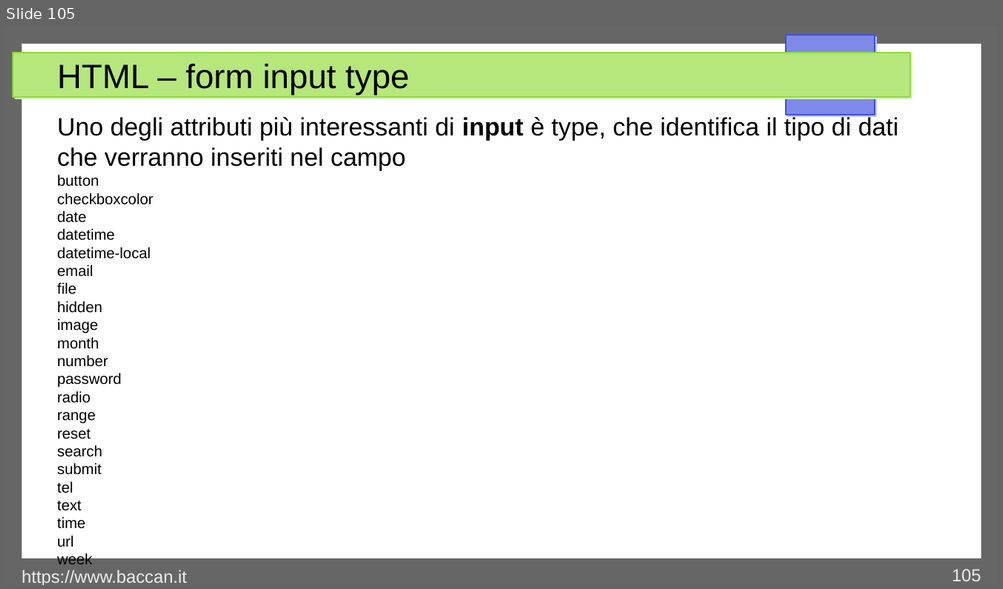
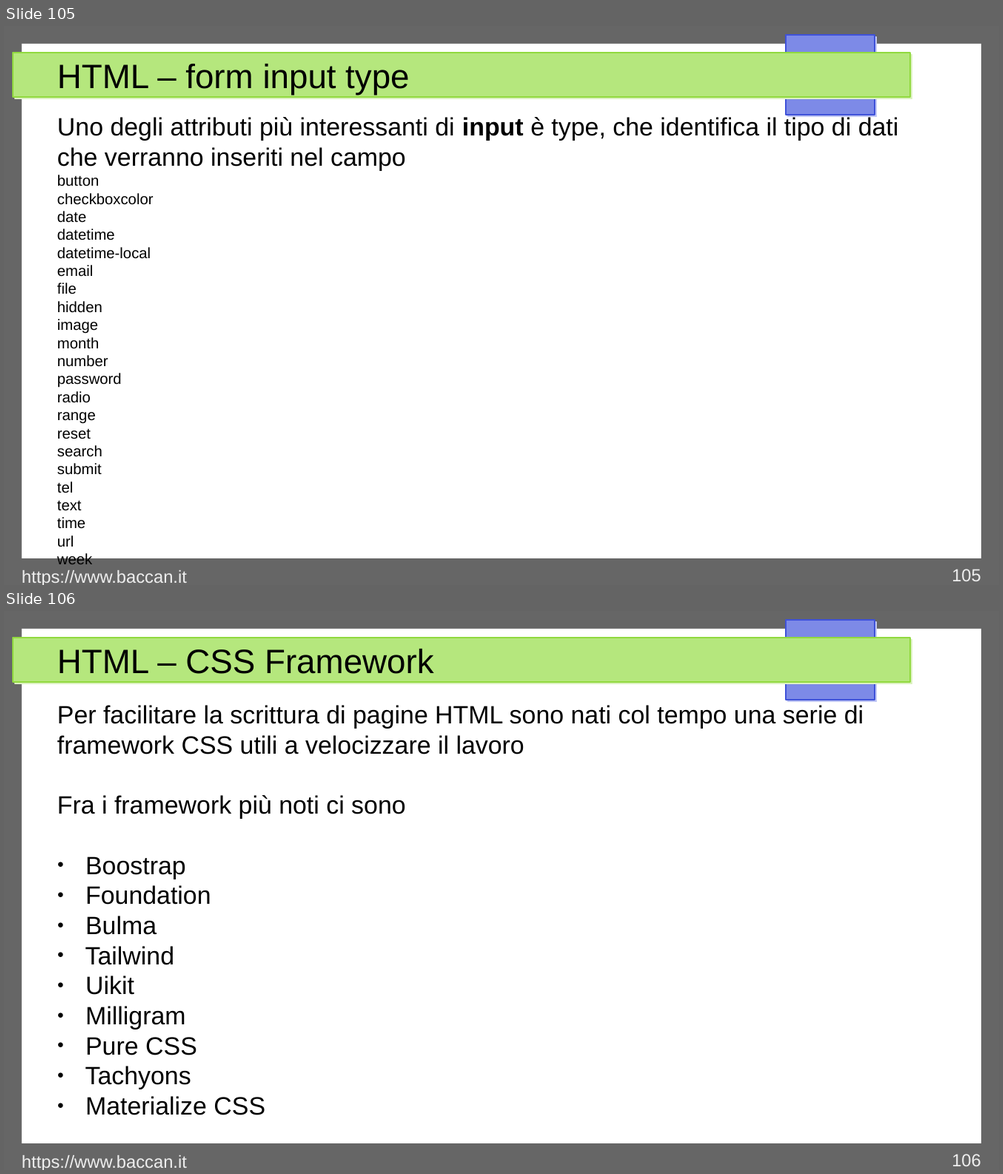
Before and after one commit to matteobaccan/CorsoHTML, a slide deck: Chapter_html.odp. Shown one above the other, each under a label of ours: slide 105 before the commit, slides 105 and 106 after it. The pictures are 1003x589 and 1003x1174 pixels, drawn with LibreOffice and Linux fonts; fonts in the diff are those of the drawing. Boxes give left, top, right and bottom in pixels: in the first picture for what was removed or moved away, otherwise in the second. Text is boxed around its words. In the diff, an @@ line names an element or a change of style, - is before the commit and + after.

```diff
--- a/Chapter_html.odp
+++ b/Chapter_html.odp
@@ slide 106 added at box(4, 611, 999, 1170), background #FFFFFF; not listed: 4 template elements that a slide beside it also shows @@
@@ title added at box(57, 649, 434, 674), 27 pt, text #000000 @@
+HTML – CSS Framework
@@ text added at box(57, 705, 863, 1116), 20 pt, text #000000 @@
+Per facilitare la scrittura di pagine HTML sono nati col tempo una serie di framework CSS utili a velocizzare il lavoro
+Fra i framework più noti ci sono
+● Boostrap
+● Foundation
+● Bulma
+● Tailwind
+● Uikit
+● Milligram
+● Pure CSS
+● Tachyons
+● Materialize CSS
@@ text added at box(22, 1156, 187, 1170), 14 pt, text #EEEEEE @@
+https://www.baccan.it
@@ page number added at box(951, 1154, 981, 1167), 14 pt, text #EEEEEE @@
+106
```
Also in this commit, not shown: 1 slide changed, 5 other slides added, 5 other files.
